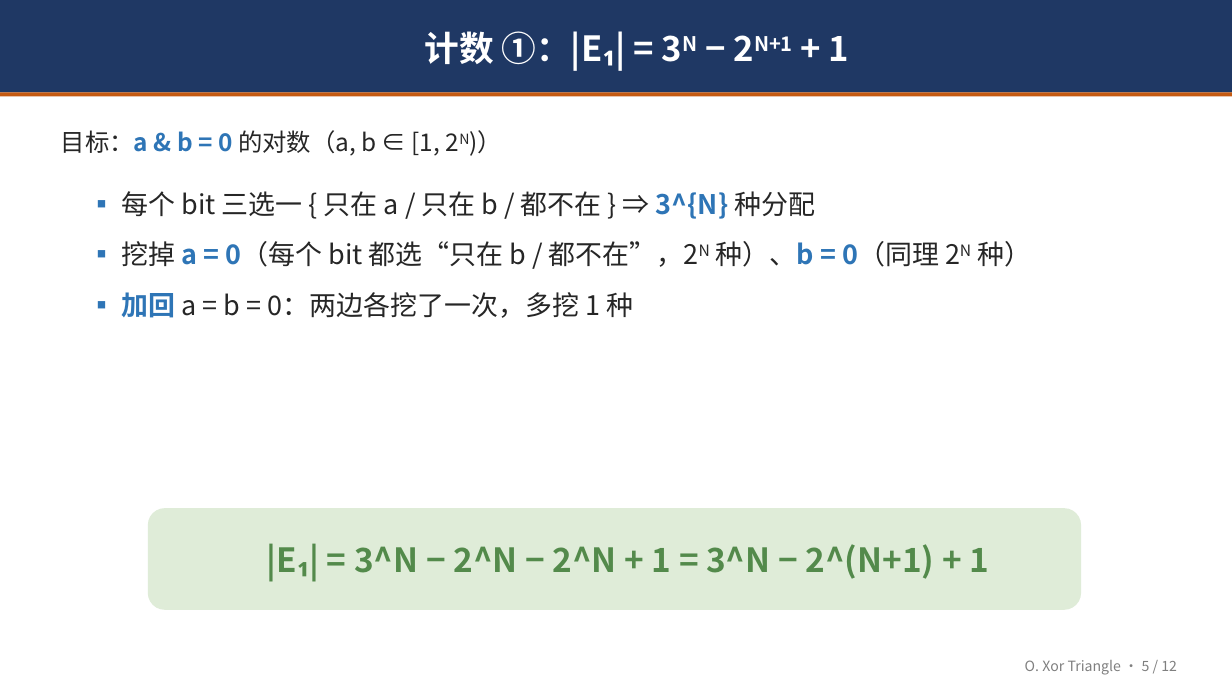
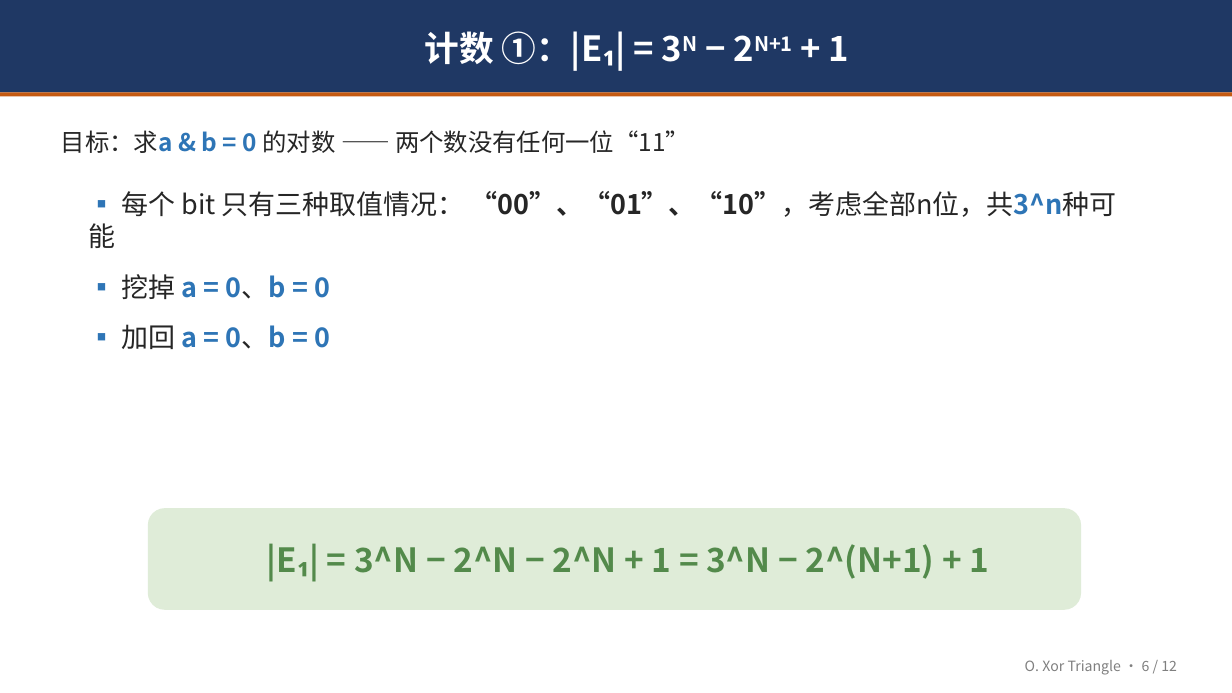
Before and after one commit to LingeXu/OI, a slide deck: slide 7 of 2026.9.3集训队个人赛/O/O题解分享.pptx (slide 6 before the commit). Drawn at 1232x693 pixels with LibreOffice and Linux fonts; fonts in the diff are those of the drawing. Boxes give left, top, right and bottom in pixels: in the first picture for what was removed or moved away, otherwise in the second. Text is boxed around its words. In the diff, an @@ line names an element or a change of style, - is before the commit and + after.

```diff
--- a/2026.9.3集训队个人赛/O/O题解分享.pptx
+++ b/2026.9.3集训队个人赛/O/O题解分享.pptx
@@ text at [61, 130, 690, 153]: text changed @@
-目标：a & b = 0 的对数（a, b ∈ [1, 2N)）
+目标：求a & b = 0 的对数 —— 两个数没有任何一位“11”
@@ text at [122, 191, 1117, 349]: text changed; bold on @@
-▪ 每个 bit 三选一 { 只在 a / 只在 b / 都不在 } ⇒ 3^{N} 种分配
-▪ 挖掉 a = 0（每个 bit 都选“只在 b / 都不在”，2N 种）、b = 0（同理 2N 种）
-▪ 加回 a = b = 0：两边各挖了一次，多挖 1 种
+▪ 每个 bit 只有三种取值情况： “00”、“01”、“10”，考虑全部n位，共3^n种可能
+▪ 挖掉 a = 0、b = 0
+▪ 加回 a = 0、b = 0
```
Also in this commit, not shown: 8 other slides changed, 3 slides added, 3 slides removed, 15 other files.
